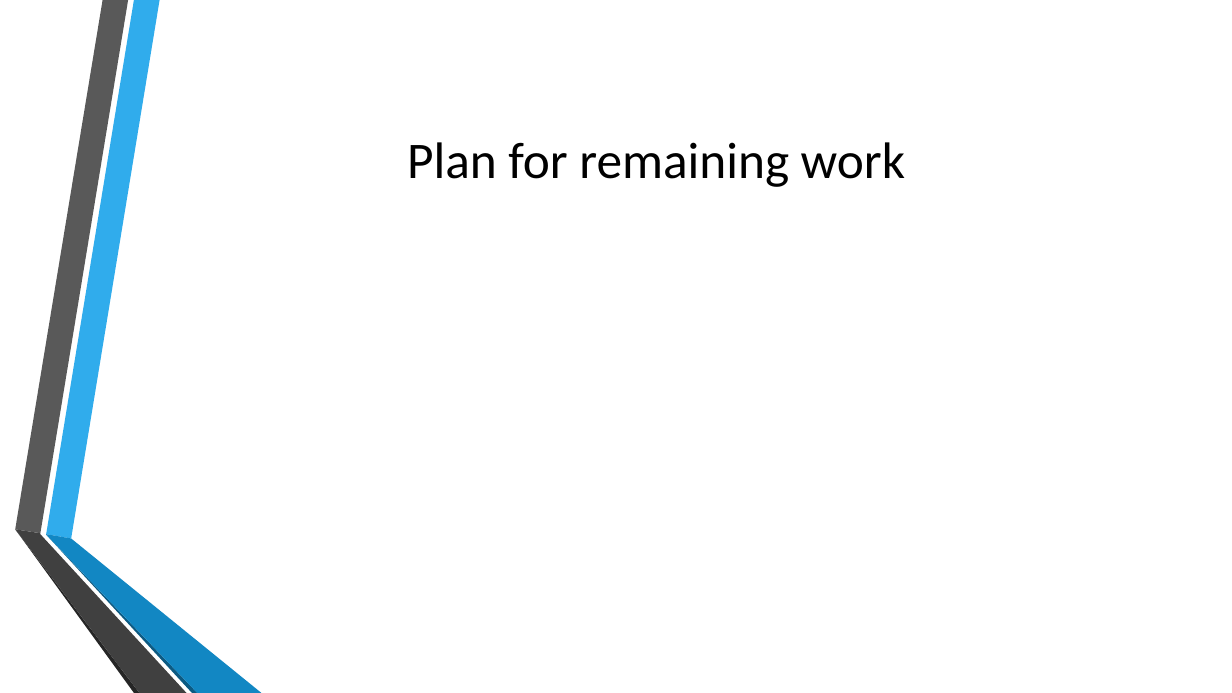
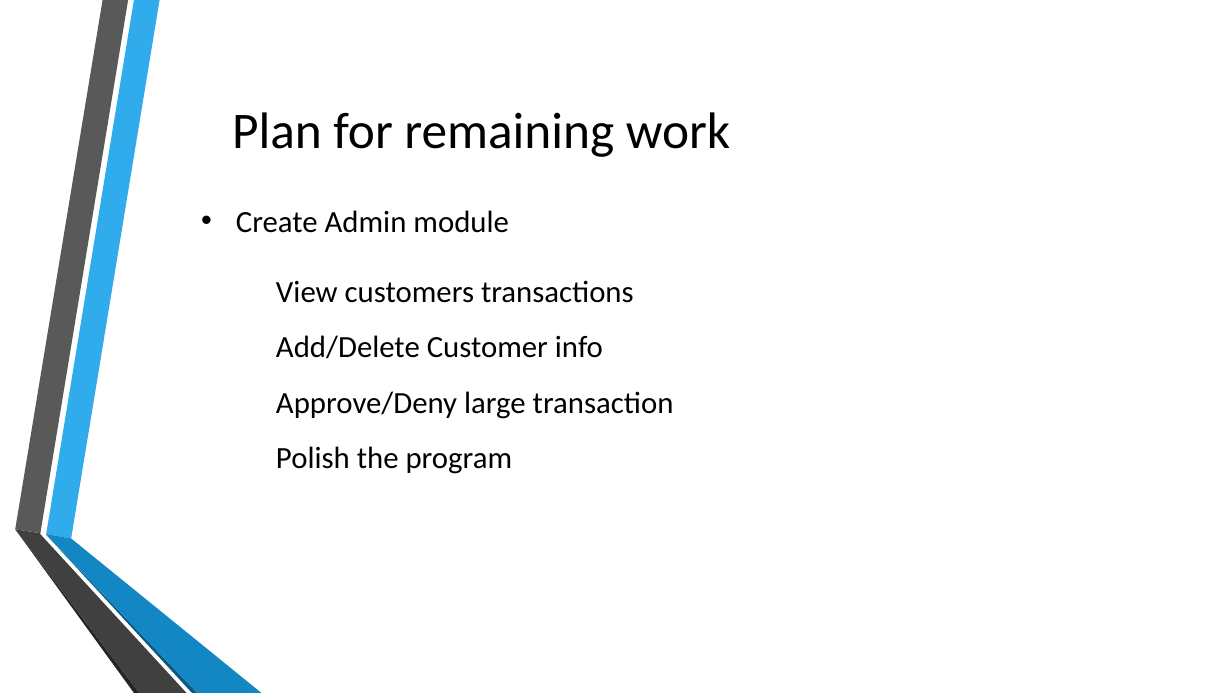
Before and after one commit to 10Rajin/Presentation, a slide deck: slide 7 of Banking Management System.pptx. Drawn at 1232x693 pixels with LibreOffice and Linux fonts; fonts in the diff are those of the drawing; background and template pictures are left out. Boxes give left, top, right and bottom in pixels: in the first picture for what was removed or moved away, otherwise in the second. Text is boxed around its words. In the diff, an @@ line names an element or a change of style, - is before the commit and + after.

```diff
--- a/Banking Management System.pptx
+++ b/Banking Management System.pptx
@@ title "Plan for remaining work": place and size @@
-title "Plan for remaining work" at [407, 142, 905, 187]
+title "Plan for remaining work" at [232, 112, 730, 157]
@@ text added at [236, 210, 509, 233], 24 pt, text #000000 @@
+• Create Admin module
@@ text added at [276, 280, 674, 474], 24 pt, text #000000 @@
+View customers transactions
+Add/Delete Customer info
+Approve/Deny large transaction
+Polish the program
```
Also in this commit, not shown: 5 other slides changed.
